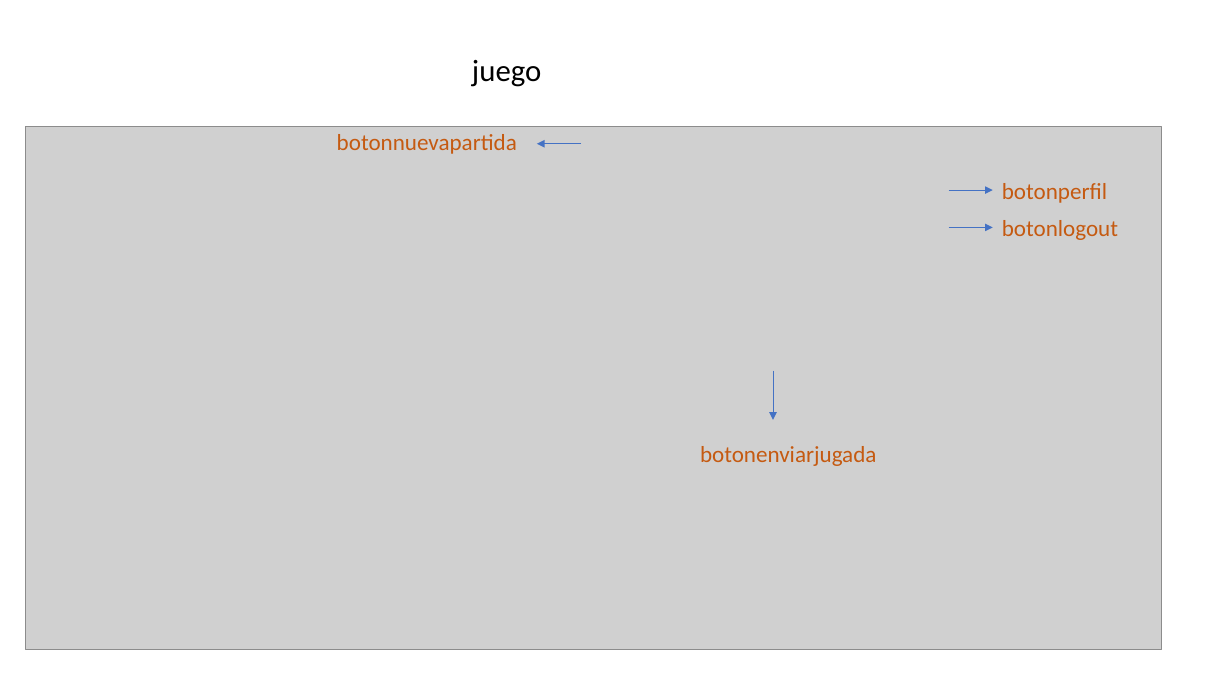
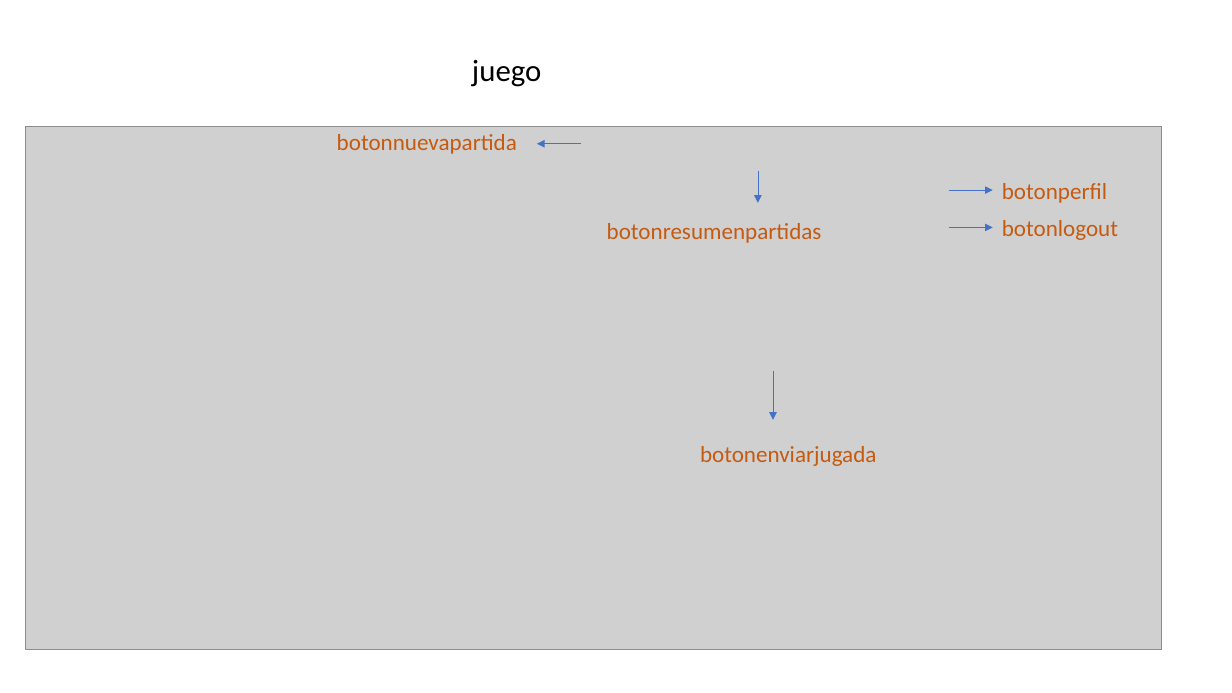
Before and after one commit to DAWD-DWES/dwes_22_2, a slide deck: slide 9 of diseño/ahorcado-22-2.pptx. Drawn at 1232x693 pixels with LibreOffice and Linux fonts; fonts in the diff are those of the drawing; grey boxes stand for pictures. Boxes give left, top, right and bottom in pixels: in the first picture for what was removed or moved away, otherwise in the second. Text is boxed around its words. In the diff, an @@ line names an element or a change of style, - is before the commit and + after.

```diff
--- a/diseño/ahorcado-22-2.pptx
+++ b/diseño/ahorcado-22-2.pptx
@@ arrow added from (758, 172) to (758, 203), #4472C4 0.5 pt @@
@@ text added at <box>607,223,822,243</box>, 18 pt, text #C55A11 @@
+botonresumenpartidas
```
Also in this commit, not shown: 1 other slide changed.
